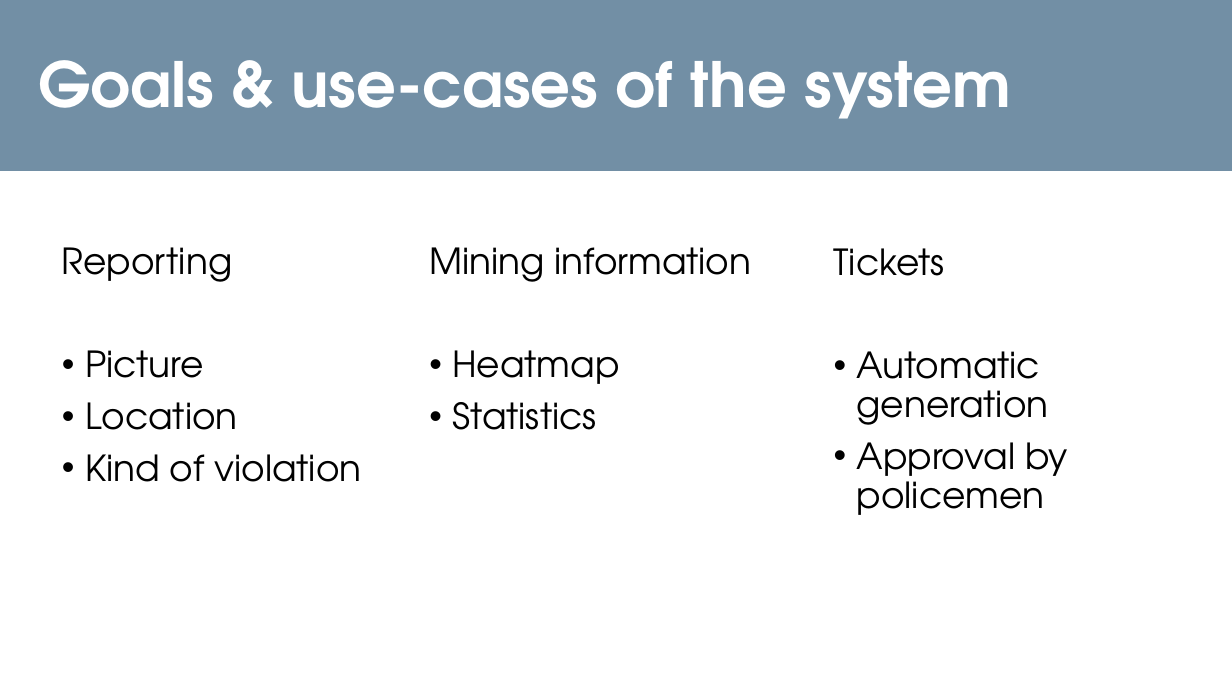
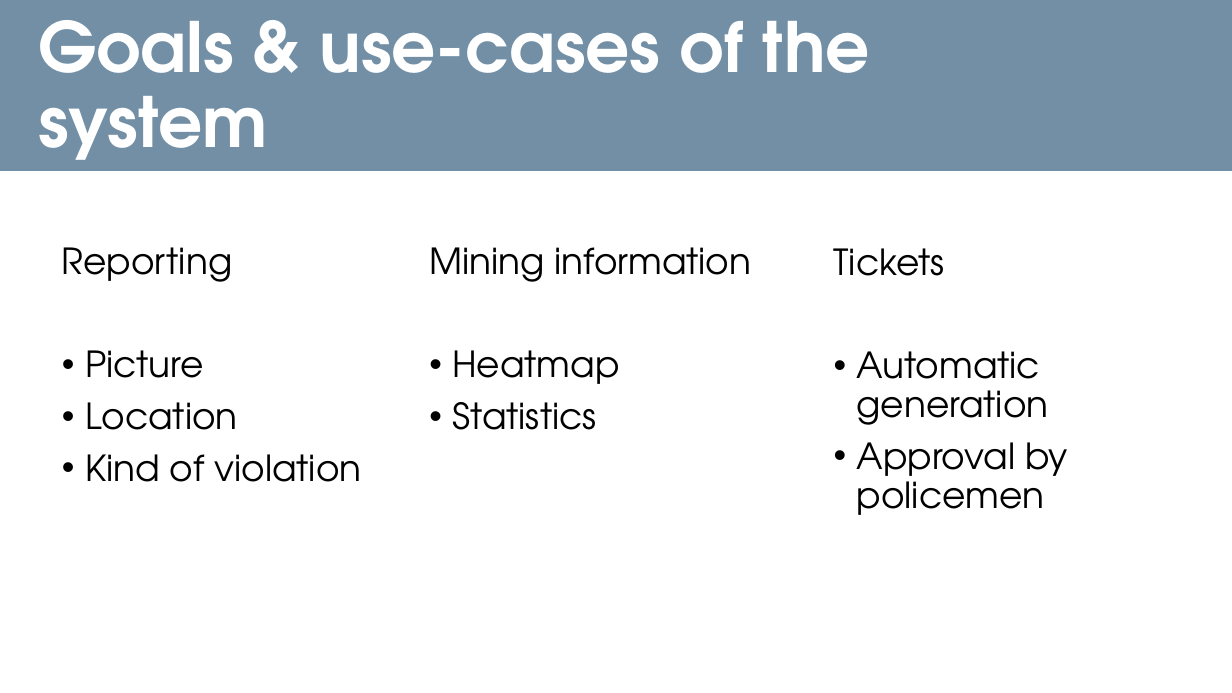
Before and after one commit to TiberioG/SoftwareEngineering2Polimi, a slide deck: slide 3 of Presentation1.pptx. Drawn at 1232x693 pixels with LibreOffice and Linux fonts; fonts in the diff are those of the drawing. Boxes give left, top, right and bottom in pixels: in the first picture for what was removed or moved away, otherwise in the second. Text is boxed around its words. In the diff, an @@ line names an element or a change of style, - is before the commit and + after.

Commit message:
final

```diff
--- a/Presentation1.pptx
+++ b/Presentation1.pptx
@@ title "Goals & use-cases of the ..." at [38,20,870,176]: size 48.6 to 54 pt @@
```
Also in this commit, not shown: 1 other slide changed.
